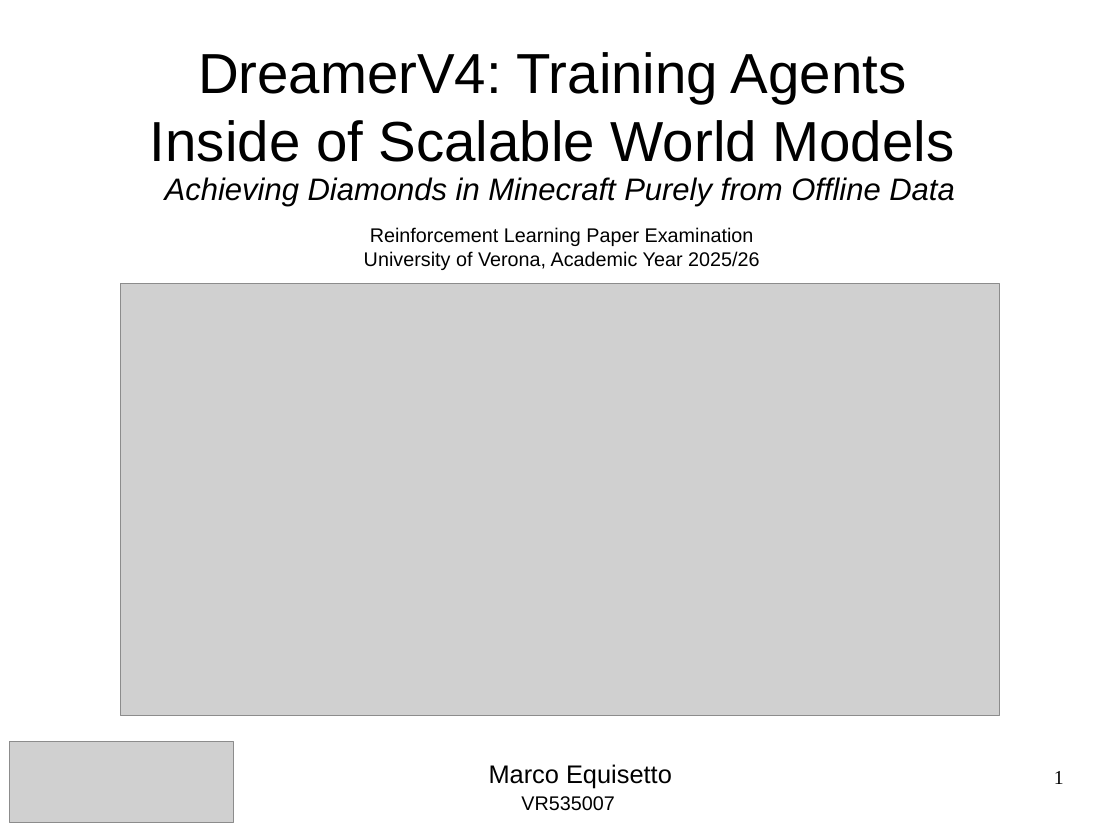
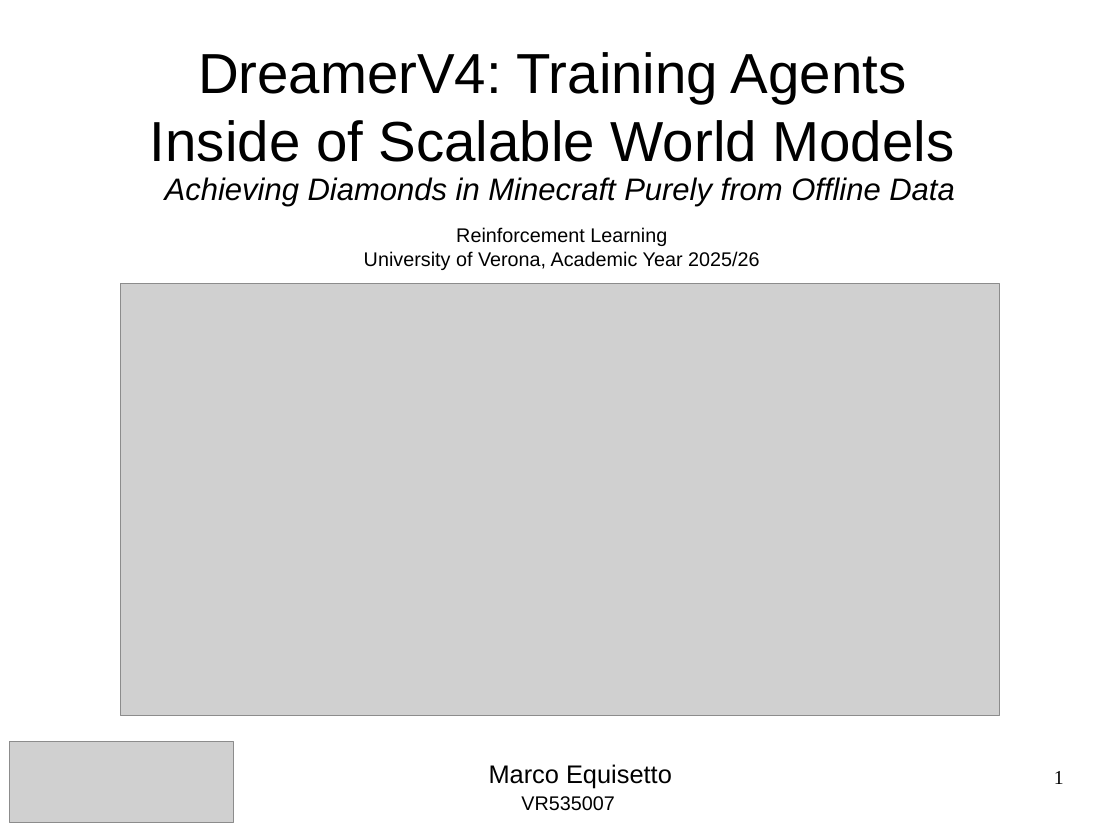
Before and after one commit to MarcoEquisetto/RL_exam, a slide deck: slide 1 of presentation/Deamer4_presentation.odp. Drawn at 1120x840 pixels with LibreOffice and Linux fonts; fonts in the diff are those of the drawing; grey boxes stand for pictures. Boxes give left, top, right and bottom in pixels: in the first picture for what was removed or moved away, otherwise in the second. Text is boxed around its words. In the diff, an @@ line names an element or a change of style, - is before the commit and + after.

```diff
--- a/presentation/Deamer4_presentation.odp
+++ b/presentation/Deamer4_presentation.odp
@@ text at [456,227,667,246]: text changed @@
-Reinforcement Learning Paper Examination
+Reinforcement Learning
```
Also in this commit, not shown: 3 slides added, 3 other files.
